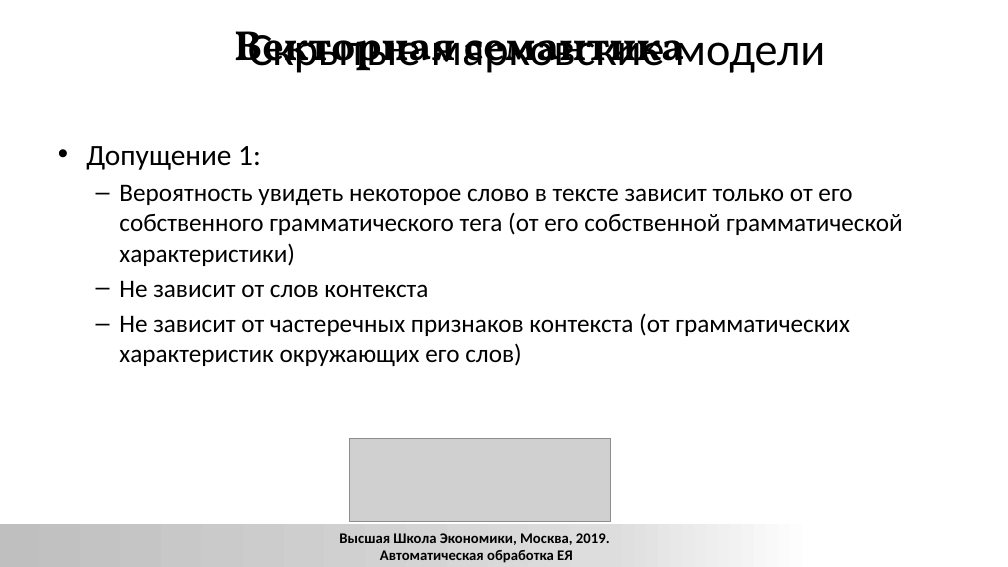
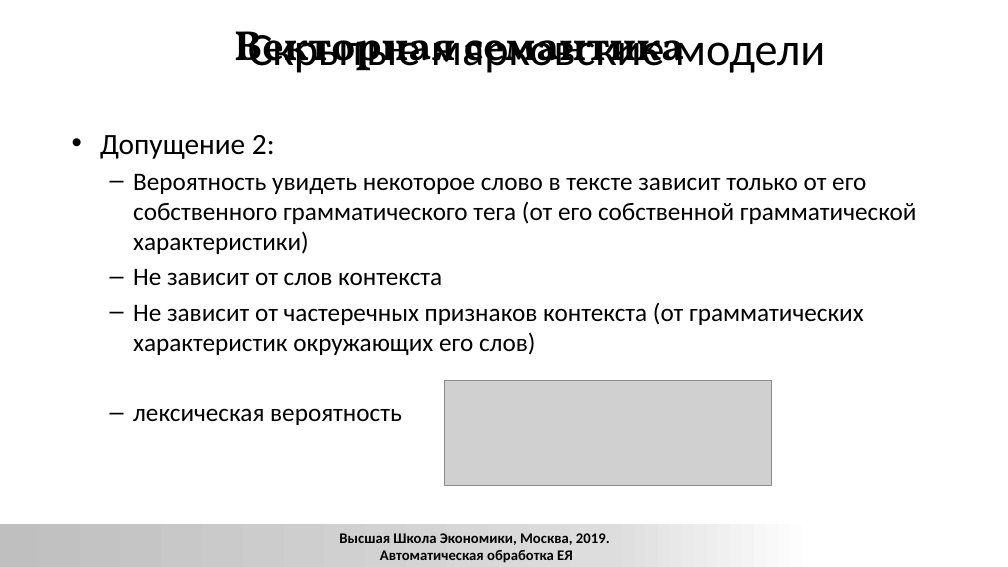
Before and after one commit to xngoli/nlp2019, a slide deck: slide 80 of lectures/2019_CL1_L_disambiguation.pptx (slide 70 before the commit). Drawn at 1008x567 pixels with LibreOffice and Linux fonts; fonts in the diff are those of the drawing; grey boxes stand for pictures; background and template pictures are left out. Boxes give left, top, right and bottom in pixels: in the first picture for what was removed or moved away, otherwise in the second. Text is boxed around its words. In the diff, an @@ line names an element or a change of style, - is before the commit and + after.

```diff
--- a/lectures/2019_CL1_L_disambiguation.pptx
+++ b/lectures/2019_CL1_L_disambiguation.pptx
@@ text "Допущение 2:": place and size @@
-text "Допущение 2:" at bbox=[86, 146, 903, 366]
+text "Допущение 2:" at bbox=[100, 135, 917, 425]
@@ text at bbox=[100, 135, 275, 159]: text changed @@
-• Допущение 1:
+• Допущение 2:
@@ picture: place and size @@
-picture at bbox=[349, 439, 611, 522]
+picture at bbox=[445, 381, 771, 485]
@@ text at bbox=[133, 408, 402, 425]: paragraph added @@
+  – лексическая вероятность
```
Also in this commit, not shown: 16 other slides changed, 10 slides added, 3 slides removed, 2 other files.
